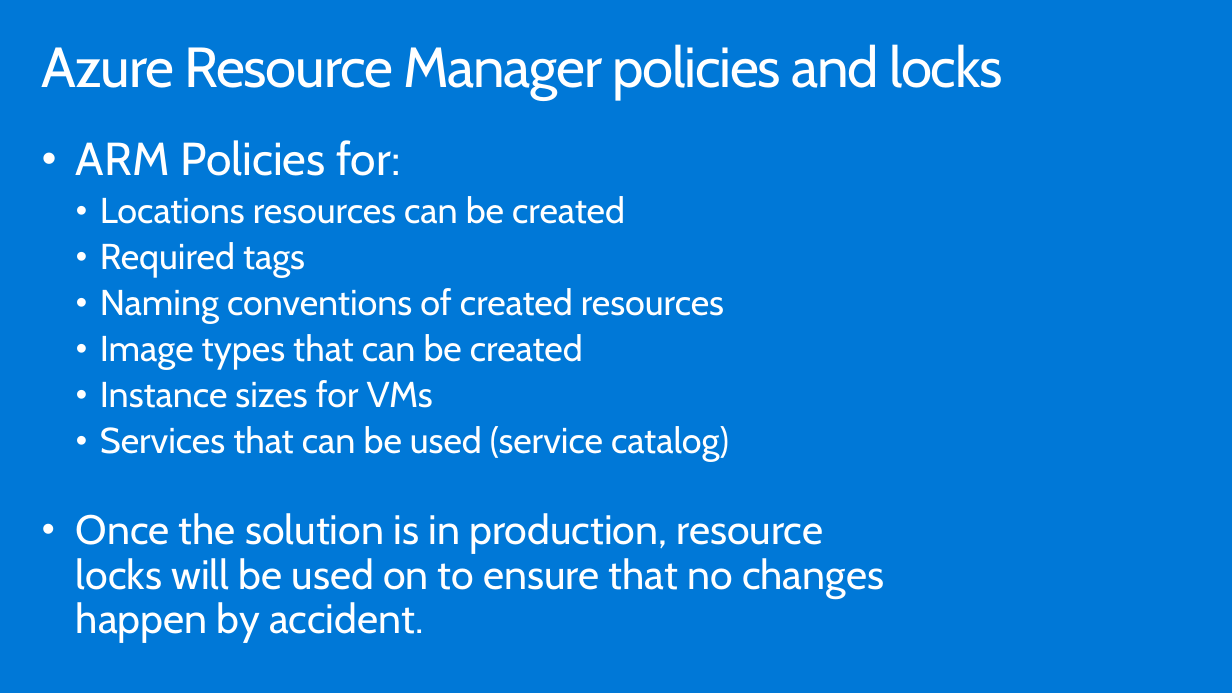
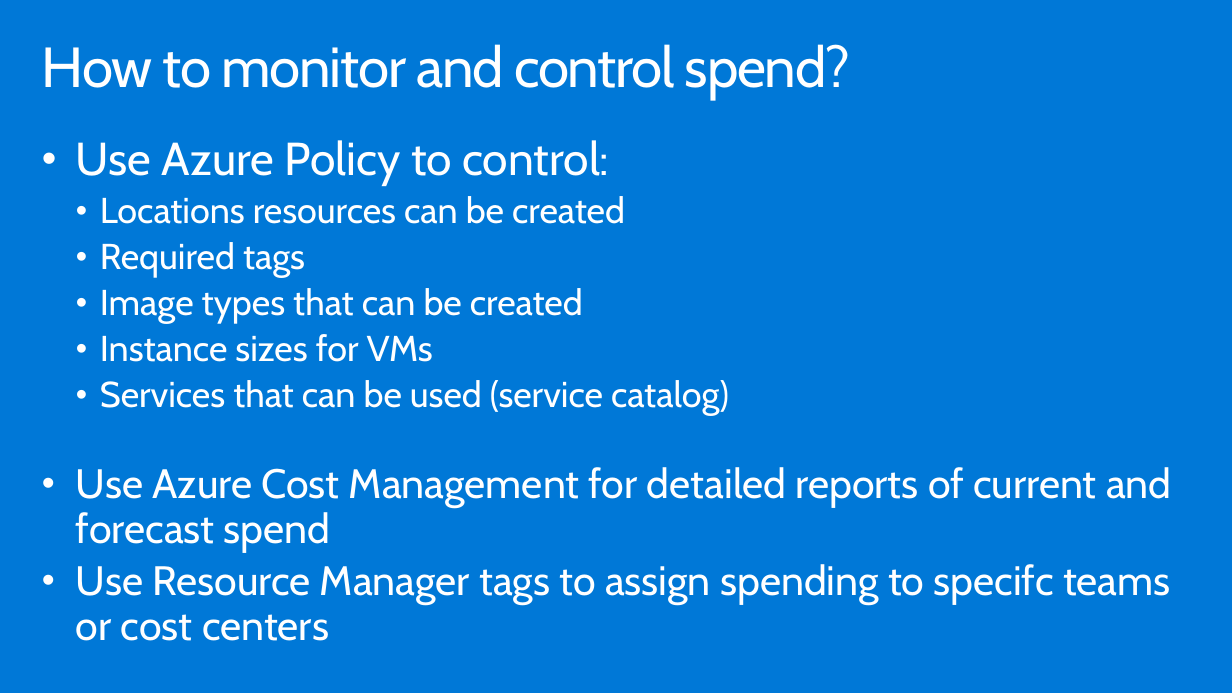
Before and after one commit to GretaLakra/Azure, a slide deck: slide 22 of WDS/Whiteboard design session trainer presentation - Lift and shift.pptx (slide 21 before the commit). Drawn at 1232x693 pixels with LibreOffice and Linux fonts; fonts in the diff are those of the drawing. Boxes give left, top, right and bottom in pixels: in the first picture for what was removed or moved away, otherwise in the second. Text is boxed around its words. In the diff, an @@ line names an element or a change of style, - is before the commit and + after.

```diff
--- a/WDS/Whiteboard design session trainer presentation - Lift and shift.pptx
+++ b/WDS/Whiteboard design session trainer presentation - Lift and shift.pptx
@@ title at [42, 44, 850, 100]: text changed @@
-Azure Resource Manager policies and locks
+How to monitor and control spend?
@@ text at [76, 140, 609, 186]: text changed @@
-• ARM Policies for:
+• Use Azure Policy to control:
@@ text at [100, 288, 724, 324]: paragraph removed @@
-  • Naming conventions of created resources
@@ text at [76, 467, 1171, 641]: text changed @@
-• Once the solution is in production, resource locks will be used on to ensure that no changes happen by accident.
+• Use Azure Cost Management for detailed reports of current and forecast spend
+• Use Resource Manager tags to assign spending to specifc teams or cost centers
```
Also in this commit, not shown: 18 other slides changed, 9 slides added, 7 slides removed, 32 other files.
